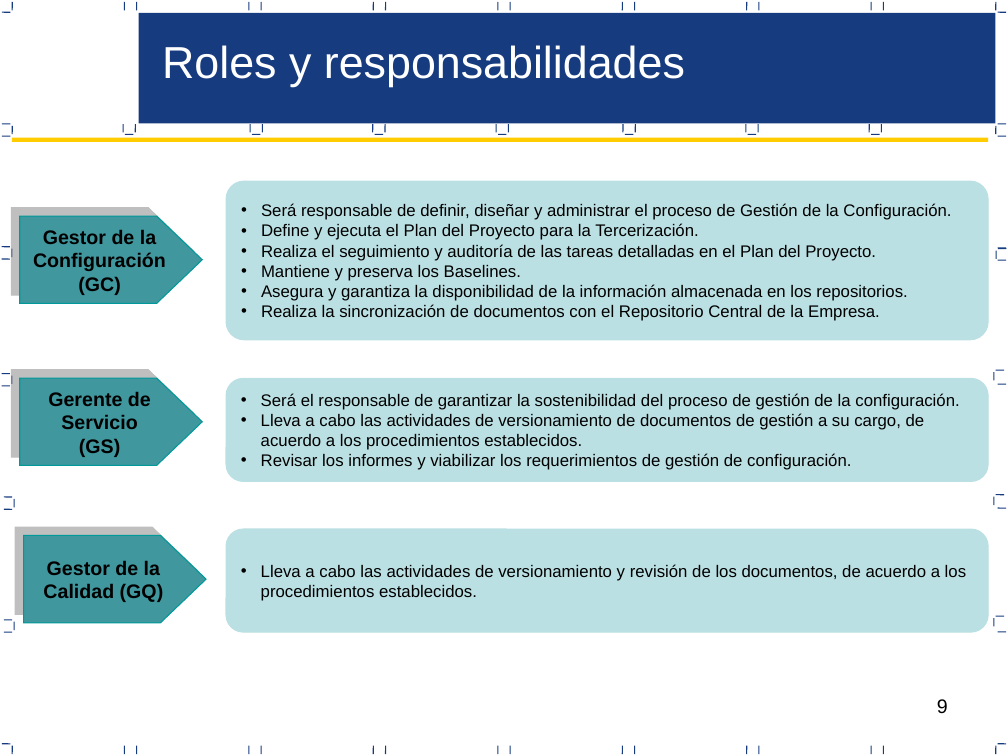
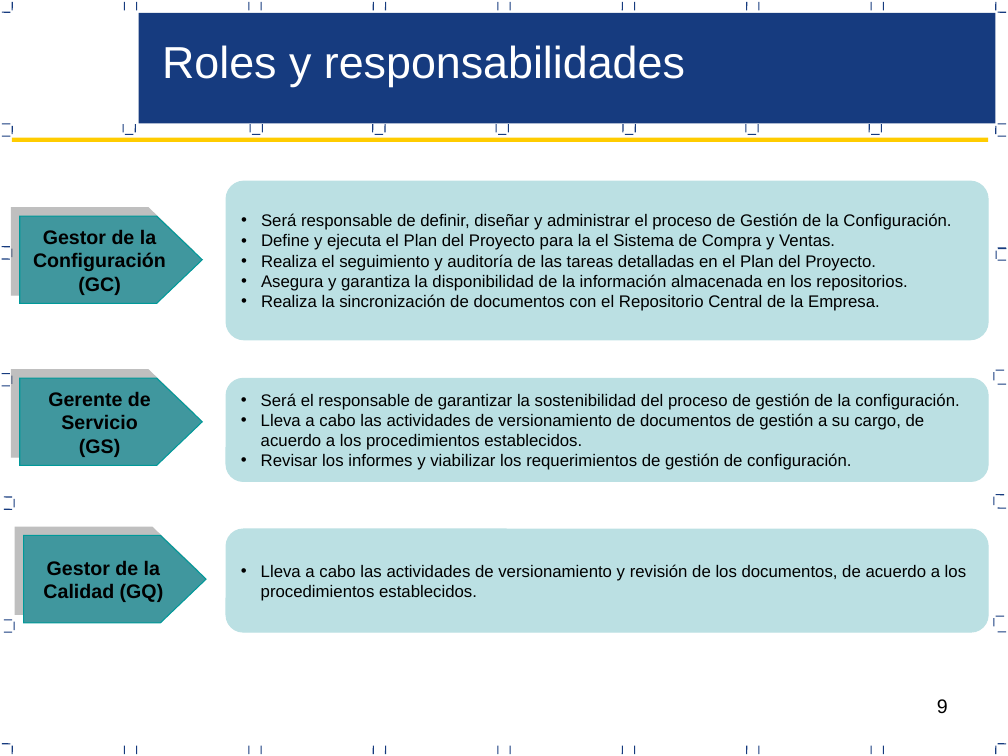
Before and after one commit to acporras/documentationStaradmin, a slide deck: slide 9 of Area de proceso CM/PGC_V1.0_2017.pptx. Drawn at 1008x756 pixels with LibreOffice and Linux fonts; fonts in the diff are those of the drawing. Boxes give left, top, right and bottom in pixels: in the first picture for what was removed or moved away, otherwise in the second. Text is boxed around its words. In the diff, an @@ line names an element or a change of style, - is before the commit and + after.

```diff
--- a/Area de proceso CM/PGC_V1.0_2017.pptx
+++ b/Area de proceso CM/PGC_V1.0_2017.pptx
@@ text in rounded rectangle at bbox=[261, 234, 835, 250]: text changed @@
-• Define y ejecuta el Plan del Proyecto para la Tercerización.
+• Define y ejecuta el Plan del Proyecto para la el Sistema de Compra y Ventas.
@@ text in rounded rectangle at bbox=[261, 265, 521, 281]: paragraph removed @@
-• Mantiene y preserva los Baselines.
```
Also in this commit, not shown: 12 other slides changed, 10 other files.
